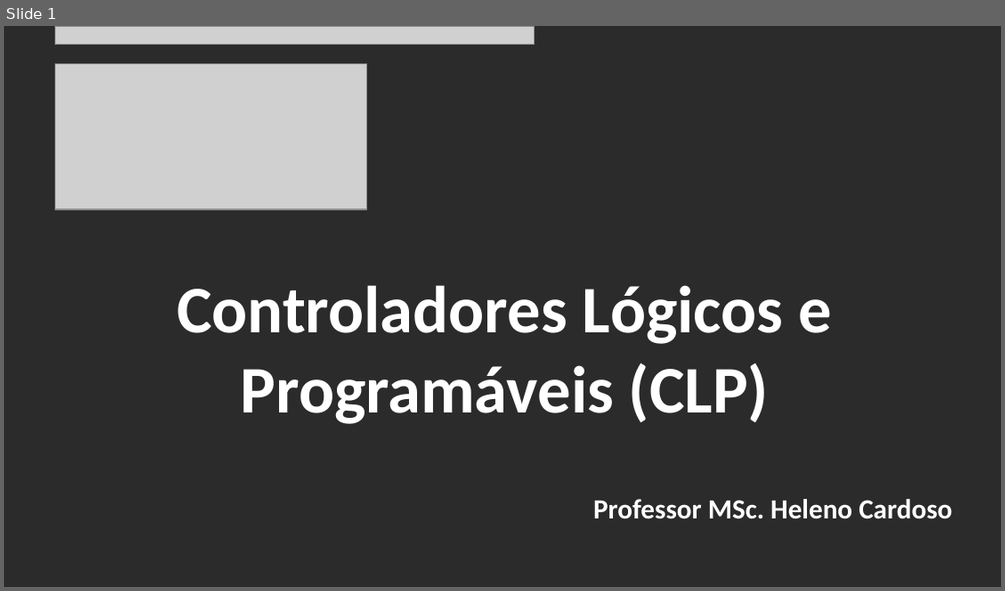
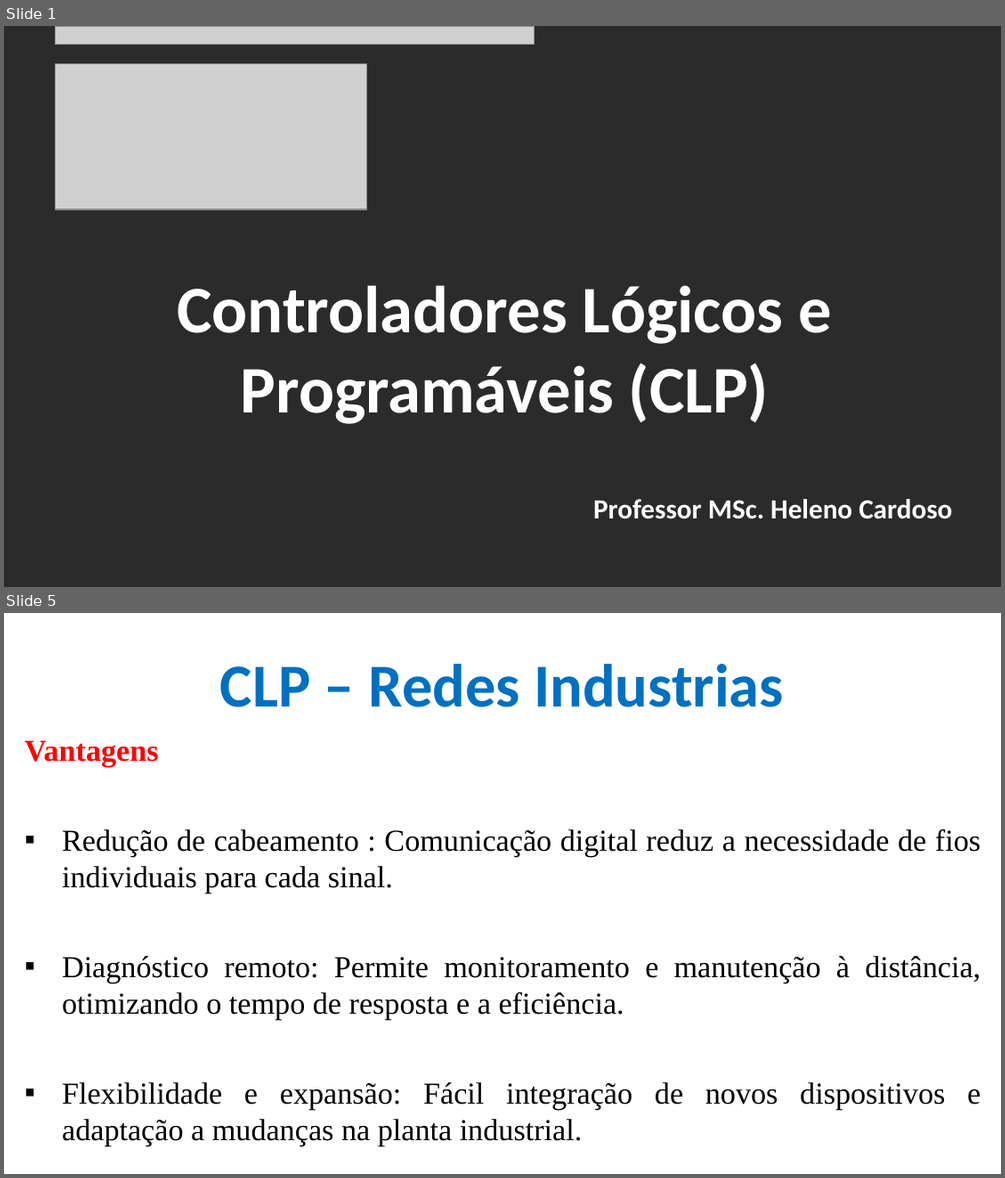
Before and after one commit to CloudEducationBrazil/WydenUniRuyControladoresLogicosProgCLP, a slide deck: 01 Classes/Aula6 - CLP - Redes Industriais MODBUS.pptx. Shown one above the other, each under a label of ours: slide 1 before the commit, slides 1 and 5 after it; the slides between them are not shown. The pictures are 1005x591 and 1005x1178 pixels, drawn with LibreOffice and Linux fonts; fonts in the diff are those of the drawing; grey boxes stand for pictures; background and template pictures are left out; a plain dark background stands for a picture behind light text. Boxes give left, top, right and bottom in pixels: in the first picture for what was removed or moved away, otherwise in the second. Text is boxed around its words. In the diff, an @@ line names an element or a change of style, - is before the commit and + after.

```diff
--- a/01 Classes/Aula6 - CLP - Redes Industriais MODBUS.pptx
+++ b/01 Classes/Aula6 - CLP - Redes Industriais MODBUS.pptx
@@ slide 5 added at box(4, 613, 1001, 1174), background picture (left out) @@
@@ title added at box(220, 664, 784, 707), 44 pt, text #0070C0, bold @@
+CLP – Redes Industrias
@@ text added at box(24, 740, 980, 1146), 22 pt, text #000000 @@
+Vantagens
+▪ Redução de cabeamento : Comunicação digital reduz a necessidade de fios individuais para cada sinal.
+▪ Diagnóstico remoto: Permite monitoramento e manutenção à distância, otimizando o tempo de resposta e a eficiência.
+▪ Flexibilidade e expansão: Fácil integração de novos dispositivos e adaptação a mudanças na planta industrial.
```
Also in this commit, not shown: 2 slides changed, 23 other slides added.
